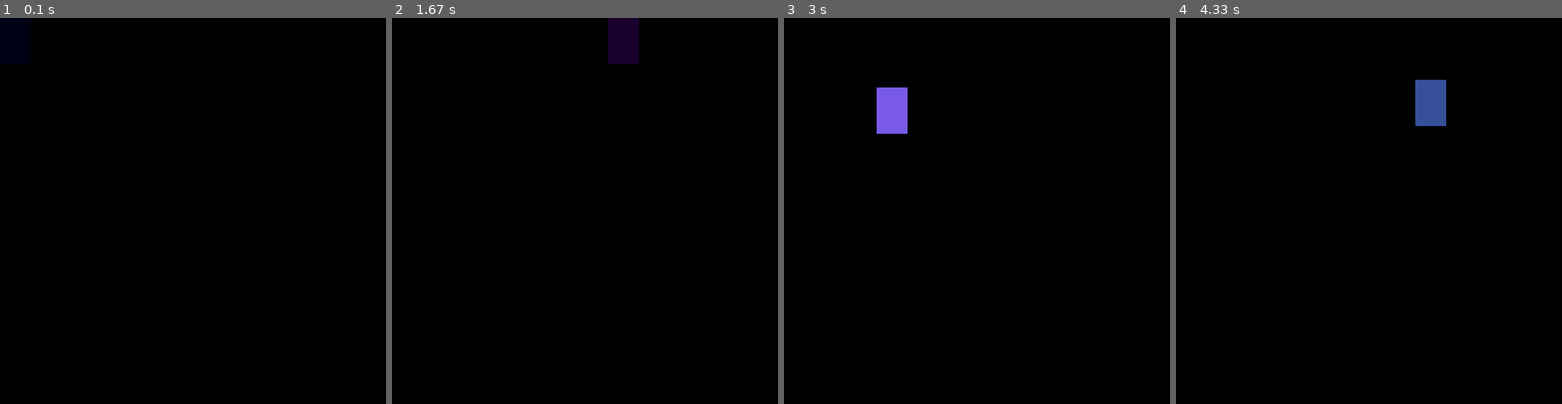
Above: before the commit, frames 1-4 (left to right).
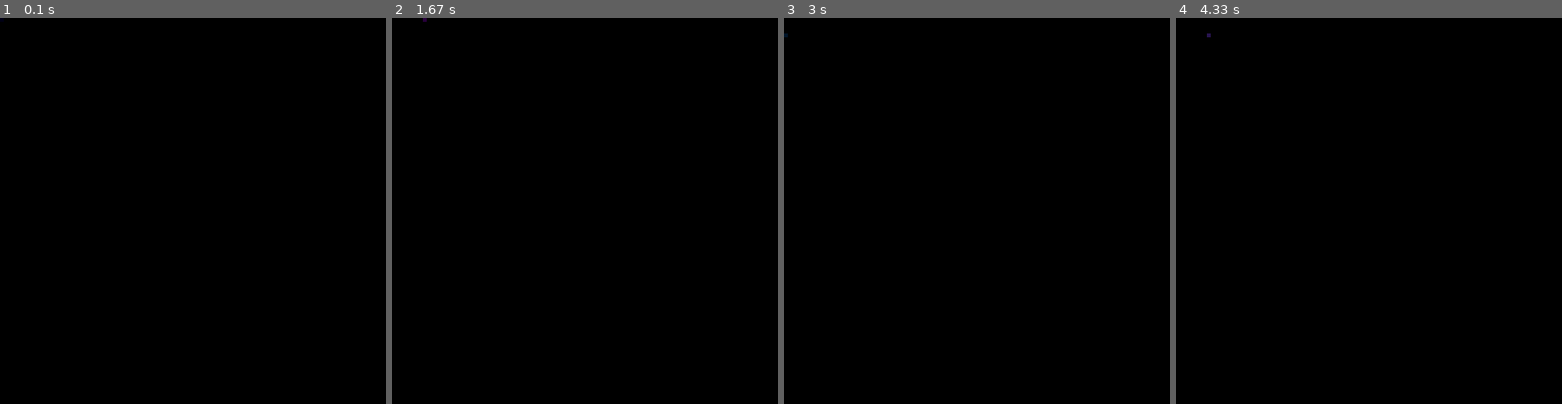
Above: after the commit, the same moments.

Repository: Leotzu/block_transit_pygame
Game: pygame game, started from block_transit.py
The game is run twice, just before and just after one commit, with the same random seed, the same clock (stepped at 60 frames per second) and the same inputs.
Inputs:
- Up to frame 1 (0.1 s): no input
- Up to frame 2 (1.67 s): hold Right 0.33-0.8 s; hold Right 1.17-1.63 s
- Up to frame 3 (3 s): hold Left 1.67-2.2 s; hold Down 2.23-2.53 s
- Up to frame 4 (4.33 s): hold Up 3-3.37 s; hold Right 3.4-4.03 s; hold Down from 4.07 s (still down)

The runs differ from the first frame. In frame 2, 1.0% of the frame differs, in the area x 8-64%, y 0-12%; in frame 3, 1.0%; in frame 4, 1.0%.

Commit message:
introduced random shimmering sparklies

Diff:
--- a/block_transit.py
+++ b/block_transit.py
@@ -1,4 +1,5 @@
 import pygame
+import random
 pygame.init()
 
 x_bounds = 500
@@ -10,9 +11,10 @@
 
 x = 0
 y = 0
-width = 40
-height = 60
-vel = 5
+width = 5
+height = 5
+vel = 20
+rand_max = 30
 
 run = True
 while run:
@@ -24,6 +26,43 @@
             run = False
 
     keys = pygame.key.get_pressed()
+    i=0
+    while (keys[pygame.K_LEFT] or keys[pygame.K_RIGHT] or keys[pygame.K_UP] or keys[pygame.K_DOWN]) and run:
+        clock.tick(60)
+
+        # this was previously used to decrease colour brightness
+        # the further the particles diffused, but now it's just
+        # defining how long between main particle movements
+        r = 255-20*i
+        i += 1
+        if r<0:
+            r=0
+            break
+
+        # create multiple diffusing particles at once:
+        for k in range(0,4):
+            pygame.draw.rect(win, (abs(x)%255,abs(y)%255,abs(x+y+20)%255), (x+random.randint(-rand_max,rand_max), y+random.randint(-rand_max,rand_max), width, height))
+        '''
+        pygame.draw.rect(win, (r,0,0), (x+i+random.randint(-rand_max,rand_max), y+i+random.randint(-rand_max,rand_max), width, height))
+        pygame.draw.rect(win, (r,0,0), (x+random.randint(-rand_max,rand_max), y+i+random.randint(-rand_max,rand_max), width, height))
+        pygame.draw.rect(win, (r,0,0), (x-i+random.randint(-rand_max,rand_max), y+i+random.randint(-rand_max,rand_max), width, height))
+        pygame.draw.rect(win, (r,0,0), (x-i+random.randint(-rand_max,rand_max), y+random.randint(-rand_max,rand_max), width, height))
+        pygame.draw.rect(win, (r,0,0), (x-i+random.randint(-rand_max,rand_max), y-i+random.randint(-rand_max,rand_max), width, height))
+        pygame.draw.rect(win, (r,0,0), (x+random.randint(-rand_max,rand_max), y-i+random.randint(-rand_max,rand_max), width, height))
+        pygame.draw.rect(win, (r,0,0), (x+i+random.randint(-rand_max,rand_max), y-i+random.randint(-rand_max,rand_max), width, height))
+        pygame.draw.rect(win, (r,0,0), (x+i+random.randint(-rand_max,rand_max), y+random.randint(-rand_max,rand_max), width, height))
+
+        for j in range(0,5):
+            pygame.draw.rect(win, (r,0,0), (x+random.randint(-rand_max,rand_max), y+random.randint(-rand_max,rand_max), width, height))
+        '''
+        for event in pygame.event.get():
+            if event.type == pygame.QUIT:
+                run = False
+        pygame.display.flip()
+        win.fill((0, 0, 0))
+        # refreshes the get_pressed()
+        keys = pygame.key.get_pressed()
+
     if keys[pygame.K_LEFT]:
 	    x -= vel
     if keys[pygame.K_RIGHT]:
@@ -43,7 +82,7 @@
 	    y=0
 
 	# clear display
-    win.fill((0, 0, 0))
+    #win.fill((0, 0, 0))
     # draw new box with position-based colouring
     pygame.draw.rect(win, (abs(x)%255,abs(y)%255,abs(x+y+20)%255), (x,y,width,height))
     # update display
